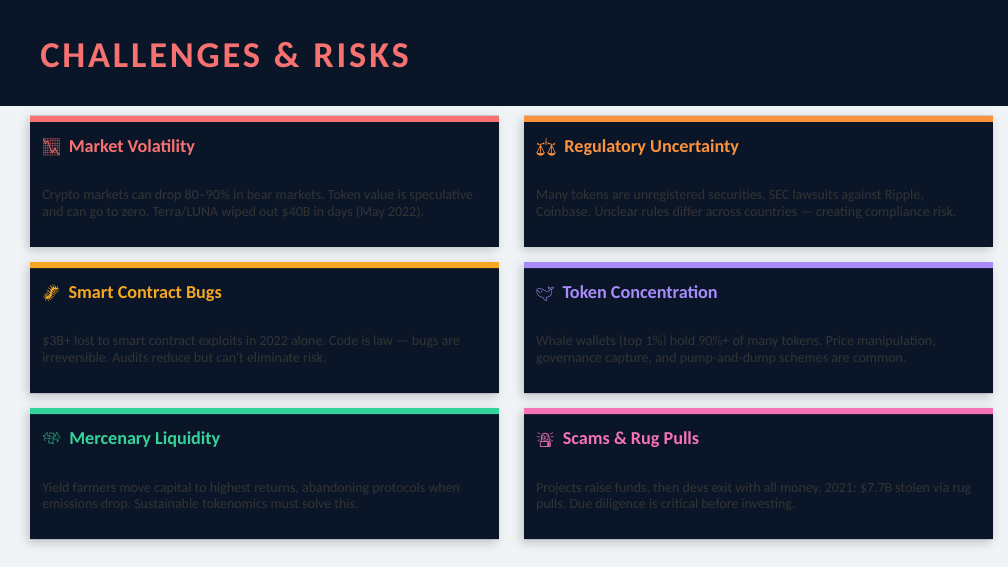
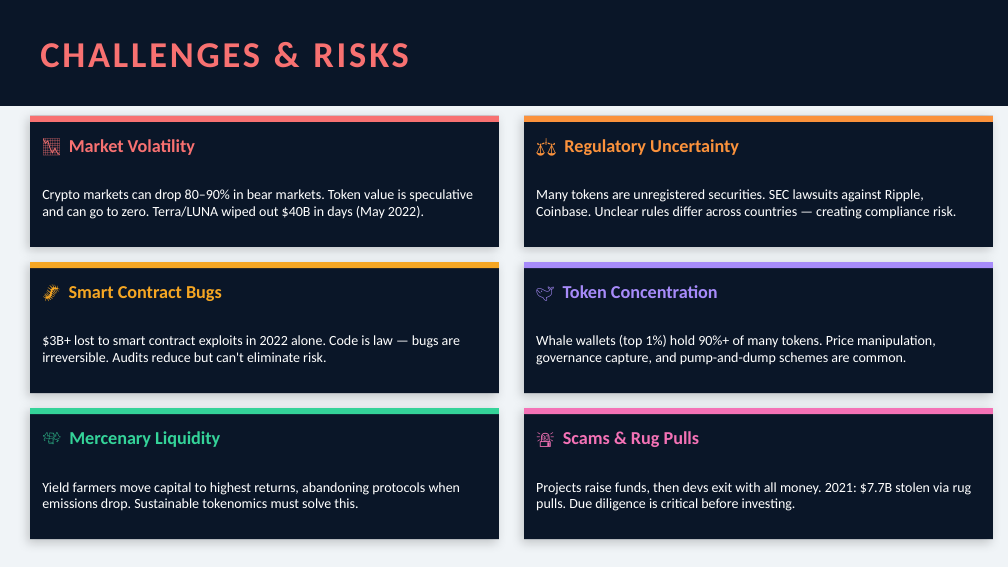
Before and after one commit to McLight-Note/Introduction-to-BlockChain, a slide deck: slide 18 of token_economies.pptx. Drawn at 1008x567 pixels with LibreOffice and Linux fonts; fonts in the diff are those of the drawing. Boxes give left, top, right and bottom in pixels: in the first picture for what was removed or moved away, otherwise in the second. Text is boxed around its words. In the diff, an @@ line names an element or a change of style, - is before the commit and + after.

```diff
--- a/token_economies.pptx
+++ b/token_economies.pptx
@@ text added at (42,189,473,219), 10 pt, text #FFFFFF @@
+Crypto markets can drop 80–90% in bear markets. Token value is speculative and can go to zero. Terra/LUNA wiped out $40B in days (May 2022).
@@ text added at (536,189,956,219), 10 pt, text #FFFFFF @@
+Many tokens are unregistered securities. SEC lawsuits against Ripple, Coinbase. Unclear rules differ across countries — creating compliance risk.
@@ text added at (42,335,460,362), 10 pt, text #FFFFFF @@
+$3B+ lost to smart contract exploits in 2022 alone. Code is law — bugs are irreversible. Audits reduce but can't eliminate risk.
@@ text added at (536,335,936,365), 10 pt, text #FFFFFF @@
+Whale wallets (top 1%) hold 90%+ of many tokens. Price manipulation, governance capture, and pump-and-dump schemes are common.
@@ text added at (42,482,461,511), 10 pt, text #FFFFFF @@
+Yield farmers move capital to highest returns, abandoning protocols when emissions drop. Sustainable tokenomics must solve this.
@@ text added at (536,482,972,511), 10 pt, text #FFFFFF @@
+Projects raise funds, then devs exit with all money. 2021: $7.7B stolen via rug pulls. Due diligence is critical before investing.
```
Also in this commit, not shown: 13 other slides changed.
